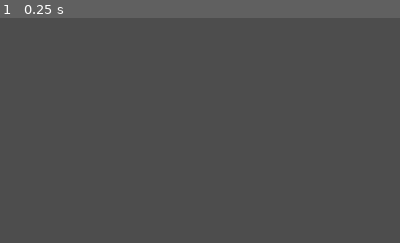
Above: before the commit, frame 1.
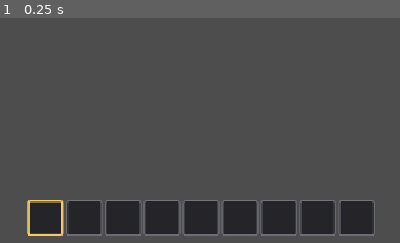
Above: after the commit, the same moment.

Repository: therealssorw/astria
Game: Godot game, scene res://scenes/world.tscn
Two runs of this game, one before a commit and one after it. Both use one fixed random seed, a clock stepped at 60 frames per second and the inputs below. This scene is started directly instead of the project's main scene. A sky picture missing from this copy of the repository is replaced by a grey-blue gradient. Sound files missing from this copy of the repository are replaced by a short silence.
Inputs:
- Up to frame 1 (0.25 s): no input
The pictures show only the part of the screen within x 25-75%, y 50-100%; the shares and areas given below are measured in that part.

The runs differ from the first frame. In frame 1, 12% of the frame differs, in the area x 6-94%, y 80-97%.
Error before the commit: Parse Error: Identifier "HOTBAR_FRAME_PAD" not declared in the current scope. (res://scripts/ui/inventory_ui.gd:386)
Error after the commit: Out of bounds get index '1' (on base: 'Dictionary') (res://scripts/core/network_manager.gd:243)

Commit message:
Make the bag's top row the hotbar
The window used to show the bar twice over: its own nine slots at the top and
then the bag below. Now there is one row — the bag's first — framed in gold
and labelled, which is where the hand already looks for it.

Co-Authored-By: Claude Opus 5 <noreply@anthropic.com>

Diff:
--- a/scripts/ui/inventory_ui.gd
+++ b/scripts/ui/inventory_ui.gd
@@ -1,7 +1,8 @@
 extends CanvasLayer
 ## Inventory screen (toggled with Tab, or D-pad up on a gamepad) +
 ## always-on hotbar.
-## Tabs: Inventory (the hotbar row + equipment slots + a 32-slot item grid) and
+## Tabs: Inventory (equipment slots + the bag, whose TOP ROW is the hotbar —
+## framed in gold and labelled, with the general slots underneath it) and
 ## Stats (deaths / kills from the server registry). Gold is always visible at
 ## the bottom of the window; GameStats mirrors the server's gold, bag and bar.
 ##
@@ -22,8 +23,11 @@
 
 const SLOT_SIZE := 52
 const HOTBAR_SLOTS := 9
-const ITEM_COLS := 8
+const ITEM_COLS := HOTBAR_SLOTS # the bag sits directly under the bar: same width
 const ITEM_ROWS := 4
+## Padding inside the frame that highlights the hotbar row; the bag grid is
+## inset by the same amount so the two line up column for column.
+const HOTBAR_FRAME_PAD := 4
 
 const GOLD := Color(0.95, 0.79, 0.42)
 const USE_FLASH_TIME := 2.0
@@ -406,15 +410,13 @@
 		panel_bar_slots.append(b)
 		bar.add_child(b)
 	bar_frame.add_child(bar)
-	bar_row.add_child(bar_frame)
-	bag.add_child(bar_row)
+	rows.add_child(bar_frame)
 
 	# the general slots, inset by the frame's padding so their columns line up
 	# with the hotbar slots directly above them
 	var grid_margin := MarginContainer.new()
-	grid_margin.add_theme_constant_override("margin_left",
-			int(bar_title.get_theme_font("font").get_string_size(bar_title.text,
-			HORIZONTAL_ALIGNMENT_LEFT, -1, 16).x) + 8 + HOTBAR_FRAME_PAD)
+	grid_margin.add_theme_constant_override("margin_left", HOTBAR_FRAME_PAD)
+	grid_margin.add_theme_constant_override("margin_right", HOTBAR_FRAME_PAD)
 	var grid := GridContainer.new()
 	grid.columns = ITEM_COLS
 	grid.add_theme_constant_override("h_separation", 4)
@@ -428,7 +430,15 @@
 			_on_item_pressed(str(ids[i]) if i < ids.size() else ""))
 		item_slots.append(slot)
 		grid.add_child(slot)
-	row.add_child(grid)
+	grid_margin.add_child(grid)
+	rows.add_child(grid_margin)
+	# an empty title cell keeps the bag rows aligned with the labelled bar
+	var bag_title := Control.new()
+	bag_title.size_flags_vertical = Control.SIZE_EXPAND_FILL
+	titles.add_child(bag_title)
+	bag.add_child(titles)
+	bag.add_child(rows)
+	row.add_child(bag)
 	col.add_child(row)
 
 	_hint = Label.new()
